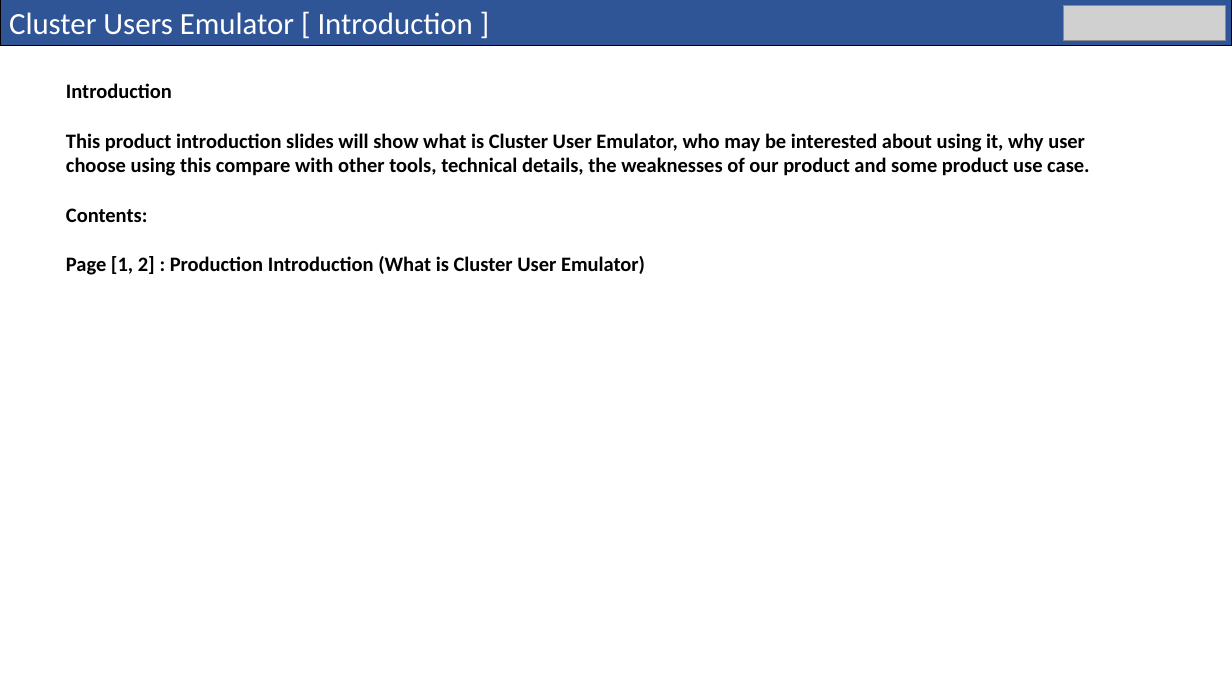
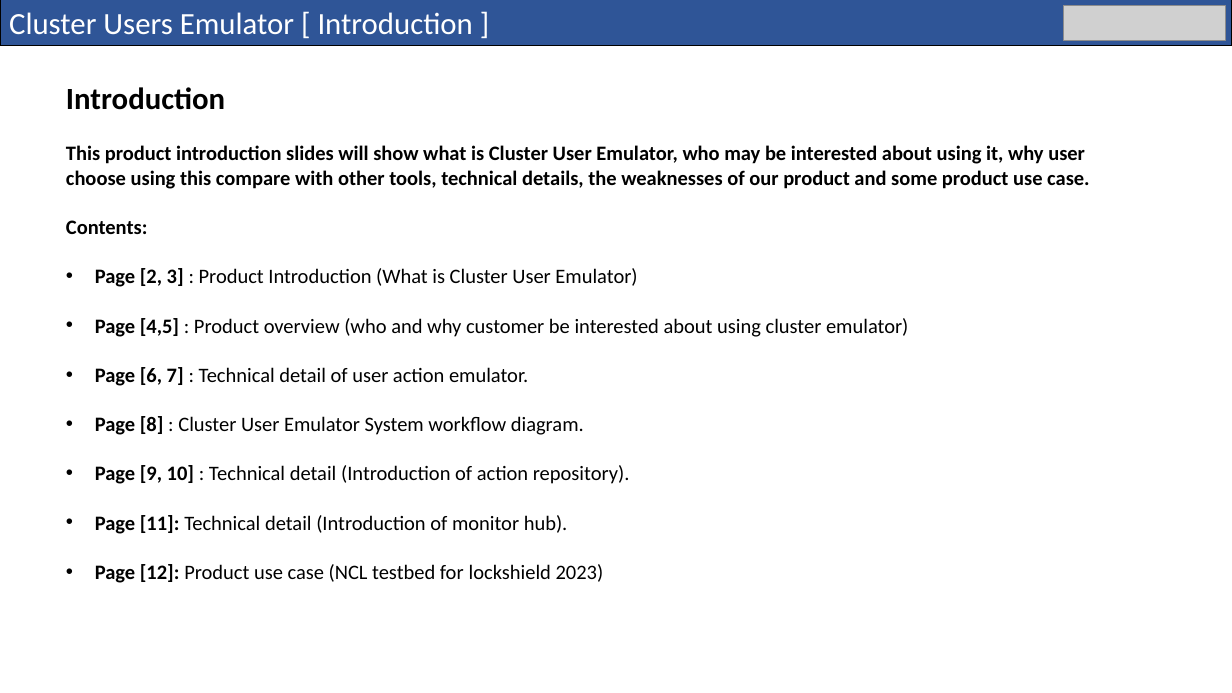
Before and after one commit to LiuYuancheng/Cluster_User_Emulation_System, a slide deck: slide 1 of doc/User_Action_Emulator_Design_Doc.pptx. Drawn at 1232x693 pixels with LibreOffice and Linux fonts; fonts in the diff are those of the drawing; grey boxes stand for pictures. Boxes give left, top, right and bottom in pixels: in the first picture for what was removed or moved away, otherwise in the second. Text is boxed around its words. In the diff, an @@ line names an element or a change of style, - is before the commit and + after.

```diff
--- a/doc/User_Action_Emulator_Design_Doc.pptx
+++ b/doc/User_Action_Emulator_Design_Doc.pptx
@@ text at (66,87,225,110): size 16 to 24 pt in "Introduction" @@
@@ text at (95,268,908,583): text changed; bold off @@
-Page [1, 2] : Production Introduction (What is Cluster User Emulator)
+• Page [2, 3] : Product Introduction (What is Cluster User Emulator)
+• Page [4,5] : Product overview (who and why customer be interested about using cluster emulator)
+• Page [6, 7] : Technical detail of user action emulator.
+• Page [8] : Cluster User Emulator System workflow diagram.
+• Page [9, 10] : Technical detail (Introduction of action repository).
+• Page [11]: Technical detail (Introduction of monitor hub).
+• Page [12]: Product use case (NCL testbed for lockshield 2023)
```
Also in this commit, not shown: 3 other slides changed, 5 slides added, 1 slide removed, 5 other files.
